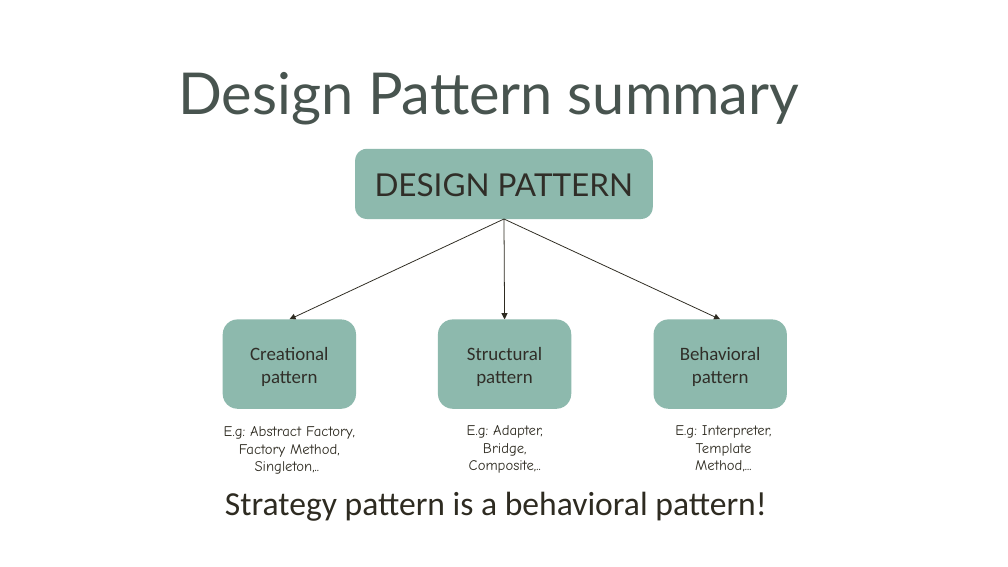
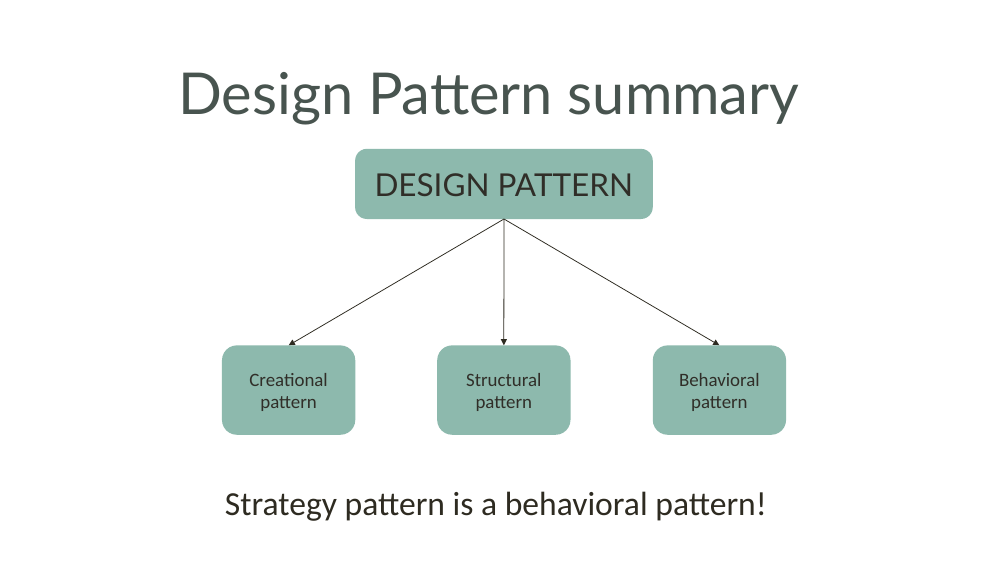
Before and after one commit to ntninh18/crossy-road, a slide deck: slide 3 of seminar/StrategyPattern.pptx. Drawn at 1008x567 pixels with LibreOffice and Linux fonts; fonts in the diff are those of the drawing. Boxes give left, top, right and bottom in pixels: in the first picture for what was removed or moved away, otherwise in the second. Text is boxed around its words. In the diff, an @@ line names an element or a change of style, - is before the commit and + after.

```diff
--- a/seminar/StrategyPattern.pptx
+++ b/seminar/StrategyPattern.pptx
@@ arrow moved from (504, 219) - (290, 320) to (504, 219) - (289, 346) @@
@@ arrow moved from (504, 219) - (721, 320) to (504, 219) - (720, 346) @@
@@ arrow moved from (504, 219) - (504, 320) to (504, 219) - (504, 346) @@
@@ 3 rounded rectangles: place and size @@
-3 rounded rectangles at box(223, 320, 787, 409)
+3 rounded rectangles at box(222, 346, 786, 435)
@@ text removed at box(224, 426, 355, 474) @@
-E.g: Abstract Factory, Factory Method, Singleton,..
@@ text removed at box(467, 425, 543, 473) @@
-E.g: Adapter, Bridge, Composite,..
@@ text removed at box(675, 425, 772, 472) @@
-E.g: Interpreter, Template Method,...
```
Also in this commit, not shown: 4 other slides changed, 8 slides added, 4 slides removed.
